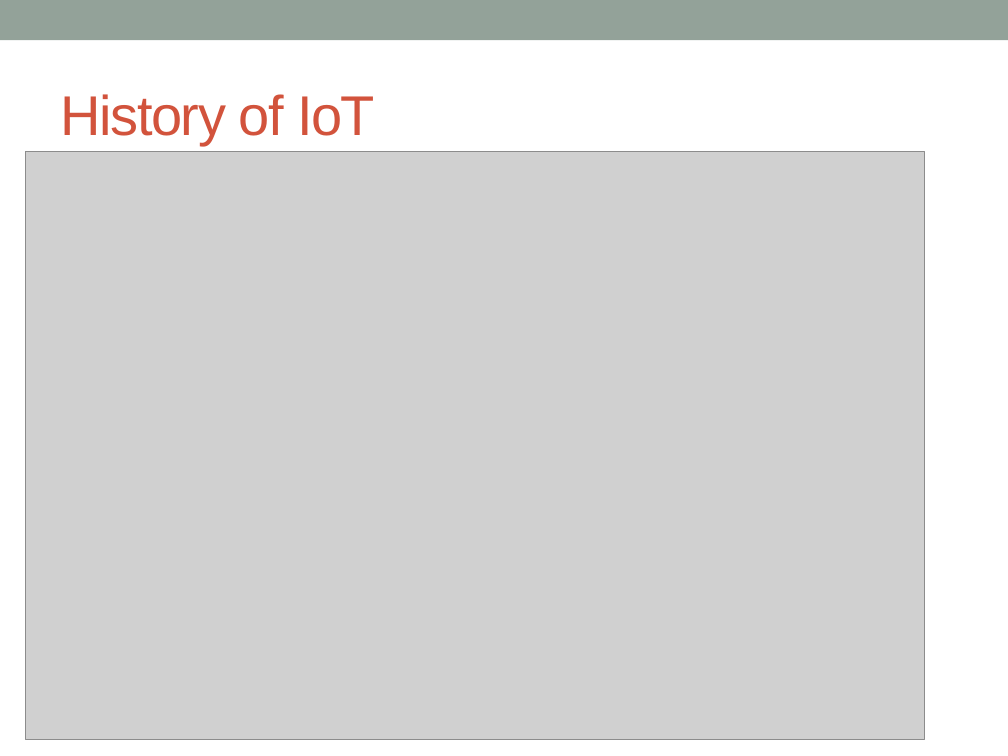
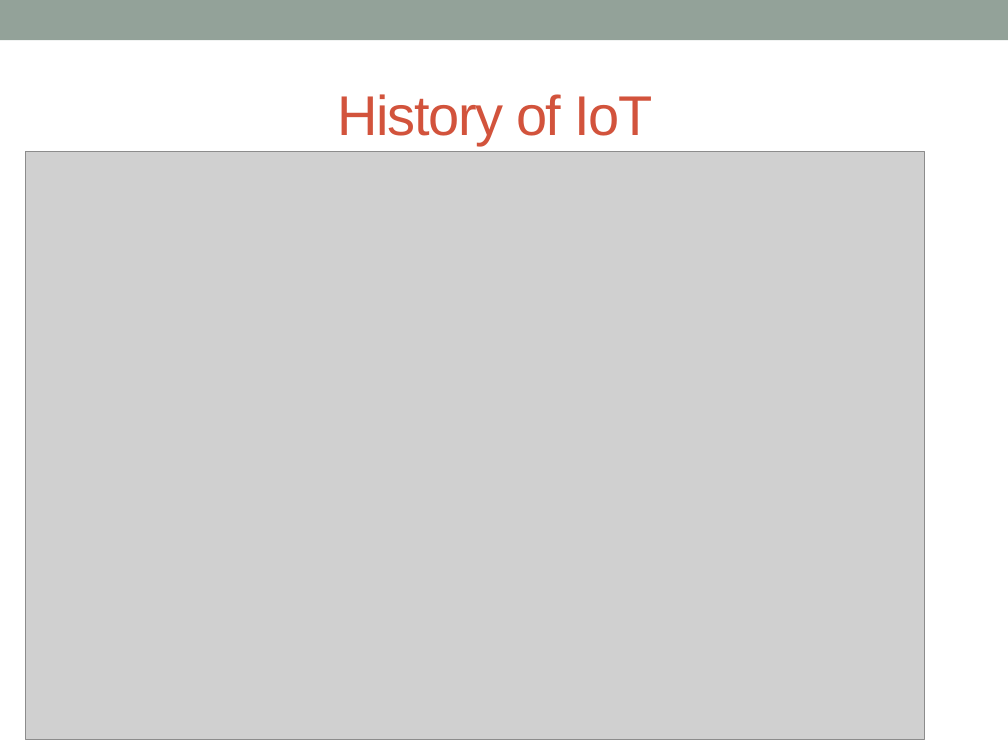
Before and after one commit to shivsalunke0503/iotworkshop, a slide deck: slide 6 of IoT.pptx (slide 5 before the commit). Drawn at 1008x756 pixels with LibreOffice and Linux fonts; fonts in the diff are those of the drawing; grey boxes stand for pictures. Boxes give left, top, right and bottom in pixels: in the first picture for what was removed or moved away, otherwise in the second. Text is boxed around its words. In the diff, an @@ line names an element or a change of style, - is before the commit and + after.

```diff
--- a/IoT.pptx
+++ b/IoT.pptx
@@ title "History of IoT": place and size @@
-title "History of IoT" at <box>60,94,375,145</box>
+title "History of IoT" at <box>338,94,652,145</box>
```
Also in this commit, not shown: 12 other slides changed, 1 slide added.
